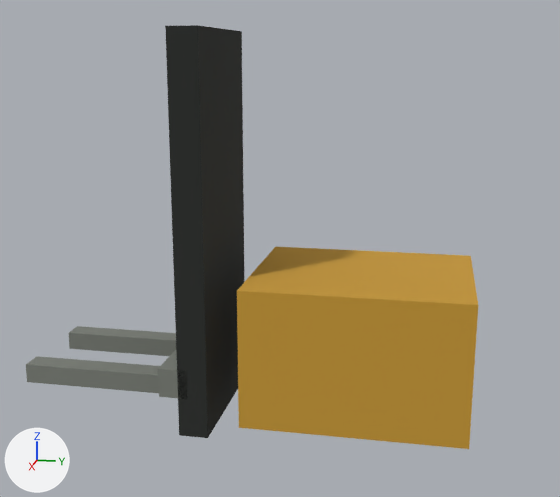
The glTF model docs/vision/assets/generated/forklift.gltf as it was, and as the next commit left it.
Before and after are seen from a 50 mm camera at (3.84, 0.63, 1.86) aimed at (0.01, -0.13, 0.9). Arrows for +X, +Y and +Z are at lower left; the lights stay in place. The older version comes first.

The first picture shows 'body', 'crossbar', 'fork-0.25', 'fork0.25', 'mast'.
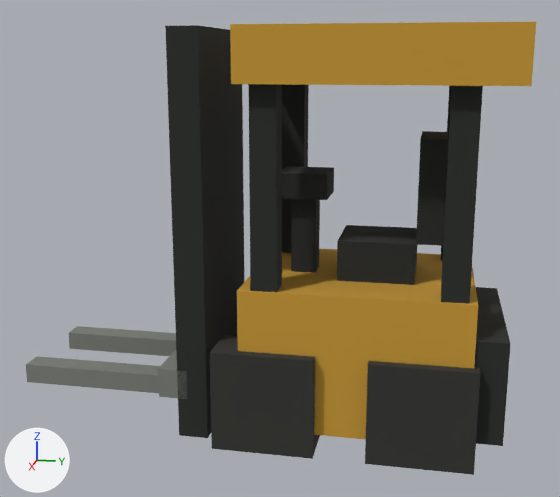
The change in detail:
Material 'rubber' (mat_rubber) is new.
Its base color is (0.0331, 0.0331, 0.0284) (dark grey #33332f).
Its roughness is 1.0.
Mesh me_box_rubber is new.
It is a box spanning x -0.5..0.5, y -0.5..0.5, z -0.5..0.5.
It uses material mat_rubber (dark grey #33332f).
Object 'steeringWheel' (ob_steeringwheel) is new; it shows me_box_charcoal.
Its parent is ob_forklift.
Its location is (0.0, 0.0, 1.25).
Its scale is (0.25, 0.25, 0.125).
Object 'column' (ob_column) is new; it shows me_box_charcoal.
Its parent is ob_forklift.
Its location is (0.0, 0.0, 1.0).
Its scale is (0.125, 0.125, 0.5).
Object 'backrest' (ob_backrest) is new; it shows me_box_charcoal.
Its parent is ob_forklift.
Its location is (0.0, 0.625, 1.25).
Its scale is (0.375, 0.125, 0.5).
Object 'seat' (ob_seat) is new; it shows me_box_charcoal.
Its parent is ob_forklift.
Its location is (0.0, 0.375, 0.875).
Its scale is (0.375, 0.375, 0.25).
Object 'counterweight' (ob_counterweight) is new; it shows me_box_charcoal.
Its parent is ob_forklift.
Its location is (0.0, 0.875, 0.375).
Its scale is (0.875, 0.25, 0.5).
Object 'roof' (ob_roof) is new; it shows me_box_yellow.
Its parent is ob_forklift.
Its location is (0.0, 0.375, 1.875).
Its scale is (1.0, 1.25, 0.25).
Object 'postFront1' (ob_postfront1) is new; it shows me_box_charcoal.
Its parent is ob_forklift.
Its location is (0.375, -0.125, 1.375).
Its scale is (0.125, 0.125, 1.25).
Object 'postFront-1' (ob_postfront_1) is new; it shows me_box_charcoal.
Its parent is ob_forklift.
Its location is (-0.375, -0.125, 1.375).
Its scale is (0.125, 0.125, 1.25).
Object 'postRear1' (ob_postrear1) is new; it shows me_box_charcoal.
Its parent is ob_forklift.
Its location is (0.375, 0.75, 1.375).
Its scale is (0.125, 0.125, 1.25).
Object 'postRear-1' (ob_postrear_1) is new; it shows me_box_charcoal.
Its parent is ob_forklift.
Its location is (-0.375, 0.75, 1.375).
Its scale is (0.125, 0.125, 1.25).
Object 'wheel_1_1Mesh' (ob_wheel_1_1mesh) is new; it shows me_box_rubber.
Its parent is ob_wheel_1_1.
Its location is (0.0, 0.0, 0.0).
Its scale is (0.25, 0.5, 0.5).
Object 'wheel_1_1' (ob_wheel_1_1) is new.
Its parent is ob_forklift.
Its location is (0.375, 0.625, 0.25).
Object 'wheel_1_0Mesh' (ob_wheel_1_0mesh) is new; it shows me_box_rubber.
Its parent is ob_wheel_1_0.
Its location is (0.0, 0.0, 0.0).
Its scale is (0.25, 0.5, 0.5).
Object 'wheel_1_0' (ob_wheel_1_0) is new.
Its parent is ob_forklift.
Its location is (0.375, -0.125, 0.25).

Boxes [x1, y1, x2, y2] around the edits, measured in the pictures (560 x 497 px):
'roof', added (orange)
    after: [230, 22, 536, 86]
'wheel_1_1Mesh', added
    after: [365, 361, 481, 475]
'wheel_1_0Mesh', added
    after: [210, 335, 320, 459]
'postFront1', added (black)
    after: [248, 84, 282, 292]
'postRear1', added (black)
    after: [441, 86, 483, 304]
'counterweight', added (black)
    after: [474, 287, 510, 446]
'seat', added (black)
    after: [337, 225, 417, 285]
'backrest', added (black)
    after: [416, 131, 448, 246]
'postFront-1', added (black)
    after: [282, 84, 309, 253]
'column', added (black)
    after: [291, 199, 320, 273]
'steeringWheel', added (black)
    after: [282, 166, 334, 200]
'postRear-1', added (mostly hidden)
    after: [441, 86, 451, 260]
